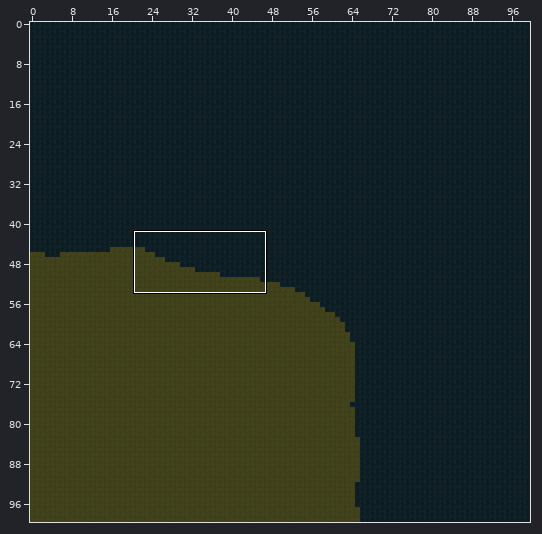
Level history. Tiled map (JSON): LostAndDivine.ClientMonoGame/Content/Sectors/9_6.tmj. The picture above shows the old version from afar; the outline marks the close-up.
Close-up. The starting point:
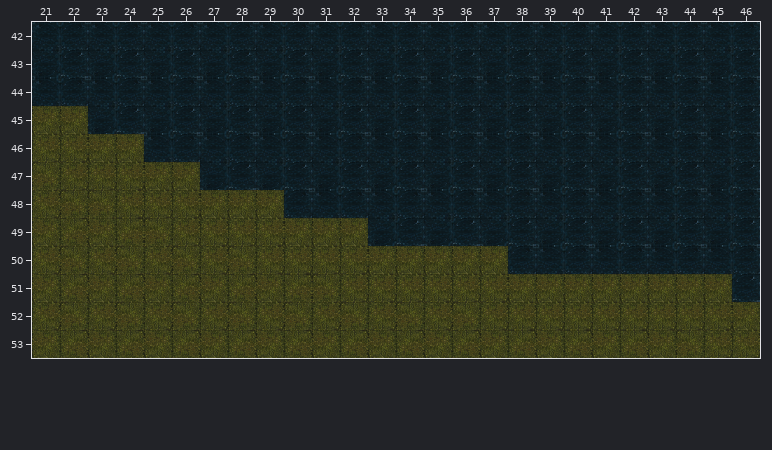
Cells are 64x64 px. Shown: x 21..46, y 42..53. The commit also changed other parts of the map, which this record leaves out.
And afterwards:
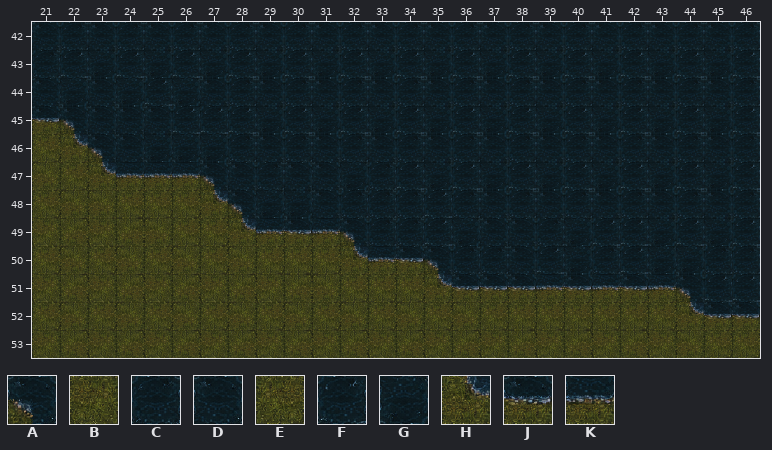
Key: from "World-Tilemap": A 11, B 92, C 99, D 100, E 122, F 129, G 130, H 158, J 159, K 160.
_ is an empty cell.
From old to new:
Layer "Слой тайлов 1":
Tile A replaces tile B in row 45 at x 22; in row 46 at x 23; in row 48 at x 28; in row 49 at x 32; in row 50 at x 35; in row 51 at x 44.
Tile A replaces tile G in row 47 at x 27.
Tile C replaces tile B in row 50 at x 36 to 37.
Tile C replaces tile D in row 48 at x 33; in row 50 at x 41 and 45.
Tile C replaces tile F in row 49 at x 34.
Tile C replaces tile G in row 43 at x 21; in row 47 at x 29 and 33; in row 49 at x 33 and 39.
Tile D replaces tile B in row 46 at x 24.
Tile D replaces tile C in row 50 at x 38.
Tile D replaces tile F in row 45 at x 24; in row 47 at x 28 and 30; in row 49 at x 38.
Tile D replaces tile G in row 45 at x 23 and 25; in row 47 at x 31; in row 49 at x 37.
Tile F replaces tile B in row 51 at x 45.
Tile F replaces tile C in row 50 at x 42.
Tile F replaces tile D in row 44 at x 25; in row 48 at x 35; in row 50 at x 39.
Tile F replaces tile G in row 45 at x 27; in row 49 at x 35 and 41.
Tile G replaces tile B in row 48 at x 29.
Tile G replaces tile C in row 44 at x 22, 24 and 26; in row 46 at x 26; in row 48 at x 30; in row 50 at x 40 and 44.
Tile G replaces tile D in row 46 at x 25 and 27; in row 50 at x 43.
Tile G replaces tile F in row 47 at x 32; in row 49 at x 36 and 40.
Tile H replaces tile B in row 48 at x 27.
Tile H replaces tile E in row 46 at x 22; in row 47 at x 23; in row 49 at x 28; in row 50 at x 32; in row 51 at x 35; in row 52 at x 44.
Tile J replaces tile B in row 45 at x 21; in row 49 at x 30; in row 50 at x 34; in row 51 at x 38, 40 and 42; in row 52 at x 46.
Tile J replaces tile E in row 51 at x 36 to 37; in row 52 at x 45.
Tile K replaces tile B in row 47 at x 25 to 26; in row 49 at x 31; in row 50 at x 33; in row 51 at x 39, 41 and 43.
Tile K replaces tile E in row 47 at x 24; in row 49 at x 29.
Where, in picture pixels (left, top, right, bottom), the same in both close-ups:
changed: (32, 50, 760, 330)
